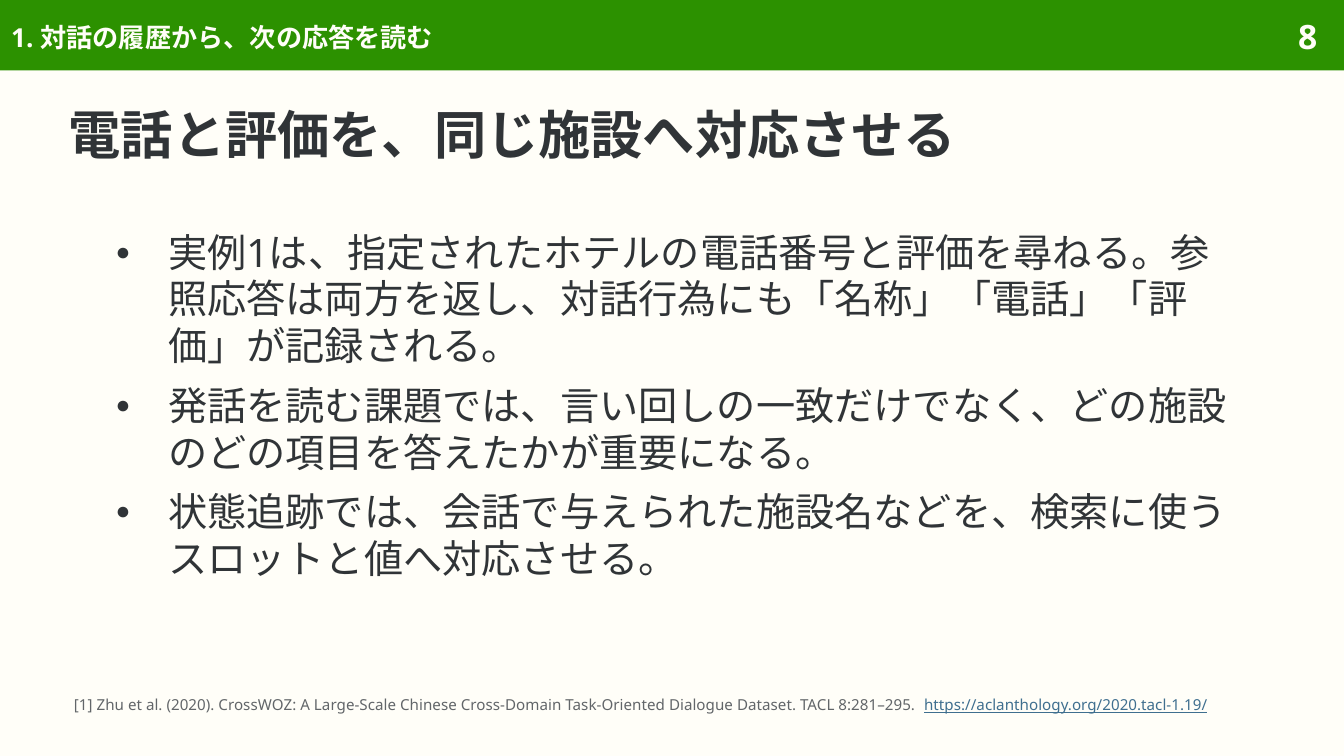
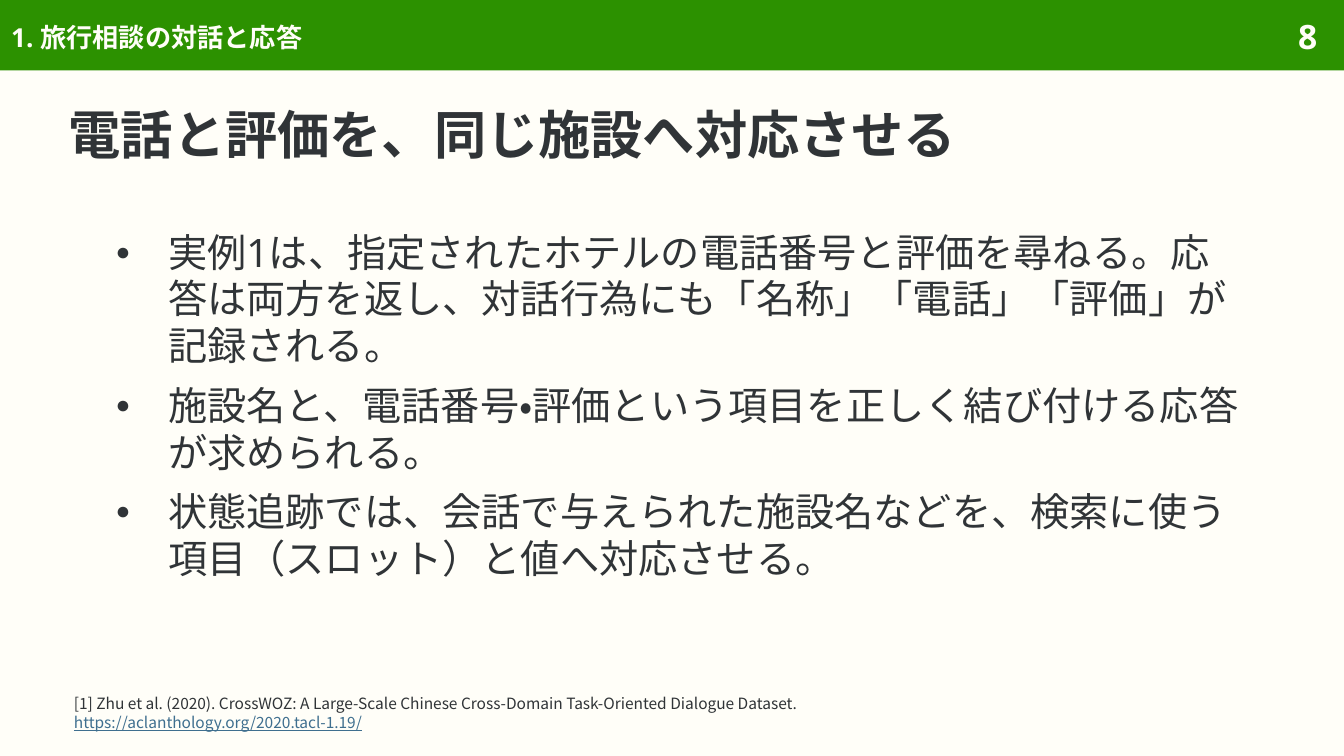
Before and after one commit to sasakiy84/datasets-in-10-minutes, a slide deck: slide 8 of slides/datasets-in-10-minutes-crosswoz.pptx. Drawn at 1344x756 pixels with LibreOffice and Linux fonts; fonts in the diff are those of the drawing. Boxes give left, top, right and bottom in pixels: in the first picture for what was removed or moved away, otherwise in the second. Text is boxed around its words. In the diff, an @@ line names an element or a change of style, - is before the commit and + after.

Commit message:
Revise CrossWOZ explanations around dialogue data and practical use

```diff
--- a/slides/datasets-in-10-minutes-crosswoz.pptx
+++ b/slides/datasets-in-10-minutes-crosswoz.pptx
@@ title at bbox=[11, 24, 302, 50]: text changed @@
-1. 対話の履歴から、次の応答を読む
+1. 旅行相談の対話と応答
@@ text at bbox=[168, 234, 1238, 577]: text changed @@
-● 実例1は、指定されたホテルの電話番号と評価を尋ねる。参照応答は両方を返し、対話行為にも「名称」「電話」「評価」が記録される。
-● 発話を読む課題では、言い回しの一致だけでなく、どの施設のどの項目を答えたかが重要になる。
-● 状態追跡では、会話で与えられた施設名などを、検索に使うスロットと値へ対応させる。
+● 実例1は、指定されたホテルの電話番号と評価を尋ねる。応答は両方を返し、対話行為にも「名称」「電話」「評価」が記録される。
+● 施設名と、電話番号・評価という項目を正しく結び付ける応答が求められる。
+● 状態追跡では、会話で与えられた施設名などを、検索に使う項目（スロット）と値へ対応させる。
@@ text at bbox=[74, 696, 797, 732]: text changed; size 8.1 to 8.3 pt; font Noto Sans to Noto Sans CJK JP; text colour #626669 to #303437 @@
-[1] Zhu et al. (2020). CrossWOZ: A Large-Scale Chinese Cross-Domain Task-Oriented Dialogue Dataset. TACL 8:281–295. https://aclanthology.org/2020.tacl-1.19/
+[1] Zhu et al. (2020). CrossWOZ: A Large-Scale Chinese Cross-Domain Task-Oriented Dialogue Dataset.
+https://aclanthology.org/2020.tacl-1.19/
```
Also in this commit, not shown: 54 other slides changed, 3 slides removed, 35 other files.
